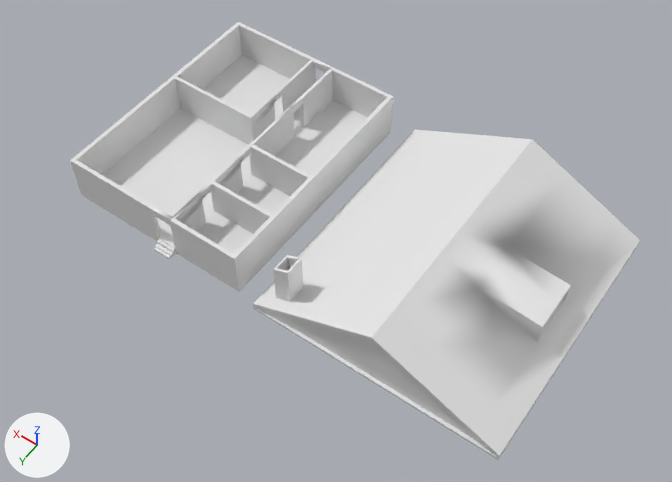
A saved change to the FBX model ICT371-Project/Assets/Models/House/house.fbx.
Both versions are drawn from a 50 mm lens placed at (-54.4, 56.3, 83.2), pointed at (-17.7, 4.9, 2.5). The axes (+X, +Y, +Z) are drawn at lower left. The lights are the same throughout. Where no turn or scale is listed for an object, it has been applied to the vertices. Vertices at the same position are counted once.
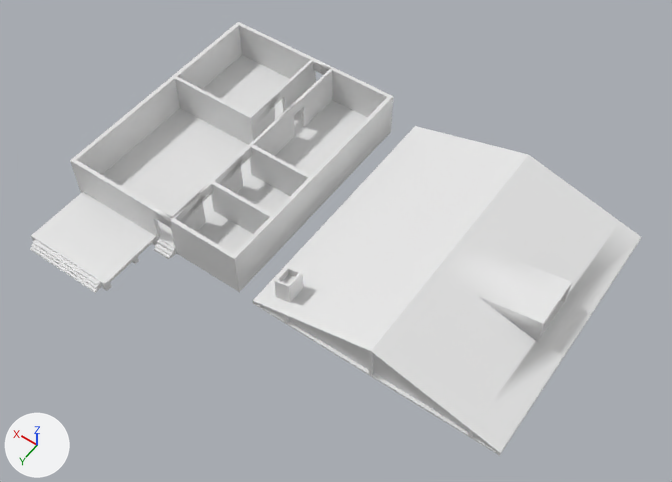
What differs and where, as boxes (x1, y1, x2, y2) in the pictures (672 x 482 px):
'Cube.001', deleted: before (253, 129, 640, 460)
'Roof', added: after (253, 126, 641, 456)
'Cube', reshaped (12% wider): before (70, 22, 393, 292); after (30, 22, 393, 293)
part 1 of me_cube, built on: before (73, 23, 313, 241); after (30, 23, 325, 293)

The edits, one by one:
me_cube is used by ob_cube; location (0.0, 0.0, 0.0).
me_cube had 712 vertices, 729 faces and spanned x -12.0..12.0, y -16.1..16.1, z -0.3..5.7.
me_cube now has 1000 vertices, 1006 faces and spans x -12.0..12.0, y -16.1..24.2, z -0.6..5.7.
Part 1, on me_cube:
60 faces are deleted.
30 vertices are added at x 0.6..10.9, y 22.5..24.2, z -0.6..0.5.
40 new vertices lie (0.6, 0.0, 0.0) away from vertices in x 0.0, y -15.0..15.0, z 0.2..5.7.
40 new vertices lie (5.2, 0.0, 0.0) away from vertices in x 0.6, y -15.0..15.0, z 0.2..5.7.
38 new vertices lie (-0.5, 0.0, 0.0) away from vertices in x 11.5, y -15.0..15.0, z 0.7..5.7.
24 new vertices lie (0.0, 0.0, -0.5) away from vertices in x -3.3..0.0, y -15.0..15.0, z 4.7.
16 new vertices lie (-0.6, 0.0, 0.0) away from vertices in x 11.5, y -15.0..15.0, z -0.3..0.2.
14 new vertices lie (0.5, 0.0, 0.0) away from vertices in x 0.0, y -15.0..15.0, z -0.3.
14 new vertices lie (5.2, 0.0, 0.0) away from vertices in x 0.5, y -15.0..15.0, z -0.3.
10 new vertices lie (0.0, 0.4, 0.0) away from vertices in x 0.0..11.5, y 15.0, z 0.2..0.7.
10 new vertices lie (0.0, 2.7, 0.0) away from vertices in x 0.0..11.5, y 15.4, z 0.2..0.7.
12 new vertices lie (0.0, 0.0, -0.8) away from vertices in x 0.0..11.5, y 15.0..18.1, z 0.2.
14 new vertices lie (0.0, 0.6, 0.0) away from vertices in x 0.0..11.5, y 18.1, z -0.6..0.7.
5 new vertices lie (0.0, 3.8, 0.0) away from vertices in x 0.0..11.5, y 18.7, z 0.7.
5 new vertices lie (0.0, 0.7, 0.0) away from vertices in x 0.0..11.5, y 22.5, z 0.7.
5 new vertices lie (0.0, 0.0, -0.4) away from vertices in x 0.0..11.5, y 22.5..23.2, z 0.7.
5 new vertices lie (0.0, 0.0, -0.9) away from vertices in x 0.0..11.5, y 22.5..23.2, z 0.3.
6 new vertices lie (10.1, 0.0, 0.0) away from vertices in x 0.7, y 23.6..24.2, z -0.3..0.5.
337 new faces join them.
Mesh me_cube_003_1 is new.
It has 301 vertices, 312 faces and spans x -15.0..15.0, y -16.0..16.0, z 0.0..4.9.
It uses material mat_material_001 (its picture is missing).
Object 'Cube.001' (ob_cube_001) is deleted.
Object 'Roof' (ob_roof) is new; it shows me_cube_003_1.
Its location is (-29.7, -0.2, 0.7).
